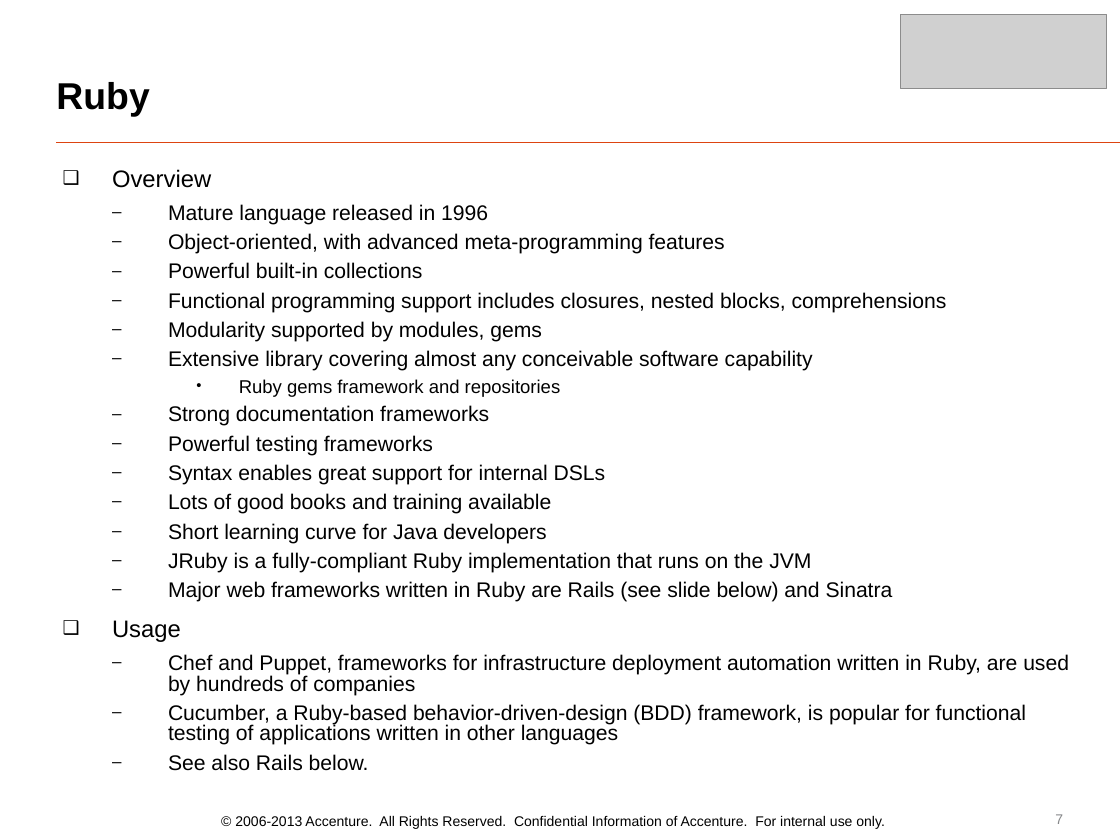
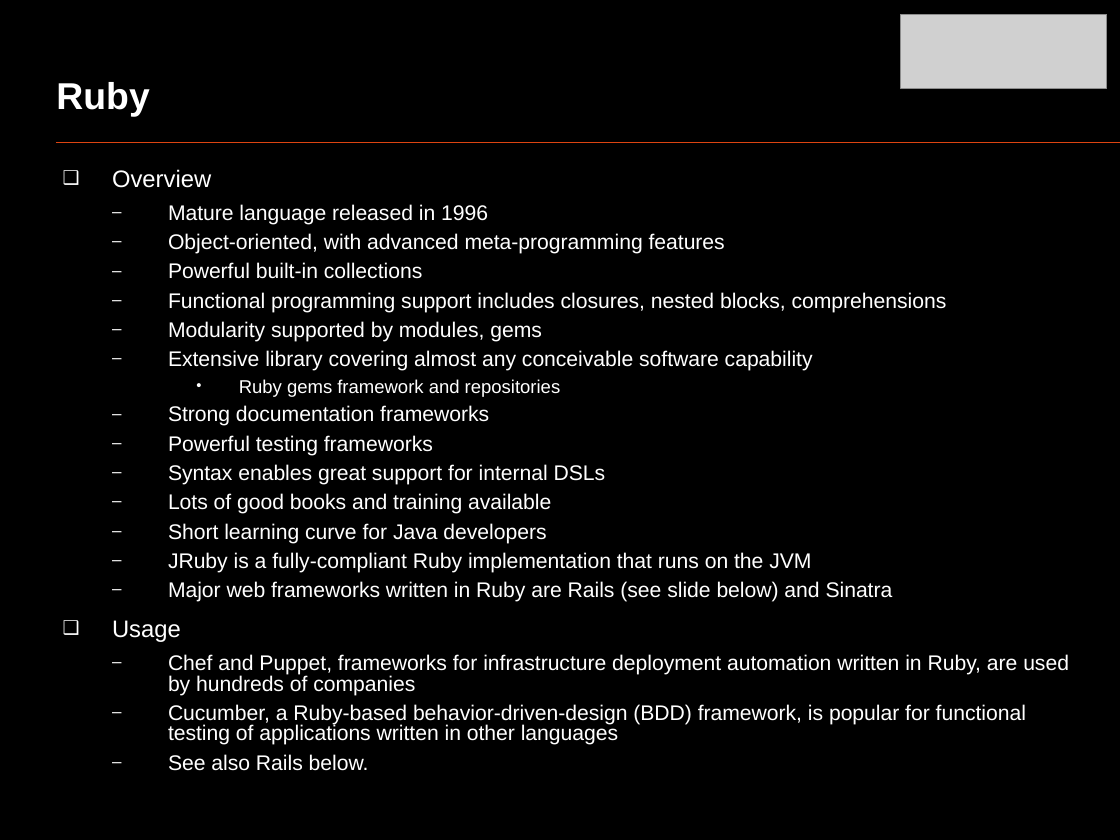
Before and after one commit to oscarrenalias/openslava-2013, a slide deck: slide 7 of Dynamic languages/Java Slava 2013 - Dynamic languages PoV.pptx. Drawn at 1120x840 pixels with LibreOffice and Linux fonts; fonts in the diff are those of the drawing; grey boxes stand for pictures. Boxes give left, top, right and bottom in pixels: in the first picture for what was removed or moved away, otherwise in the second. Text is boxed around its words. In the diff, an @@ line names an element or a change of style, - is before the commit and + after.

```diff
--- a/Dynamic languages/Java Slava 2013 - Dynamic languages PoV.pptx
+++ b/Dynamic languages/Java Slava 2013 - Dynamic languages PoV.pptx
@@ background #FFFFFF to #000000 @@
@@ title "Ruby" at (56,82,149,117): text colour #000000 to #FFFFFF @@
@@ text "Overview" at (112,169,1069,771): text colour #000000 to #FFFFFF; bullet colour #000000 to #FFFFFF @@
@@ text removed at (235,816,885,829) @@
-© 2006-2013 Accenture. All Rights Reserved. Confidential Information of Accenture. For internal use only.
@@ page number removed at (1055,814,1063,824) @@
-7
```
Also in this commit, not shown: 6 other slides changed, 24 slides added, 1 slide removed.
